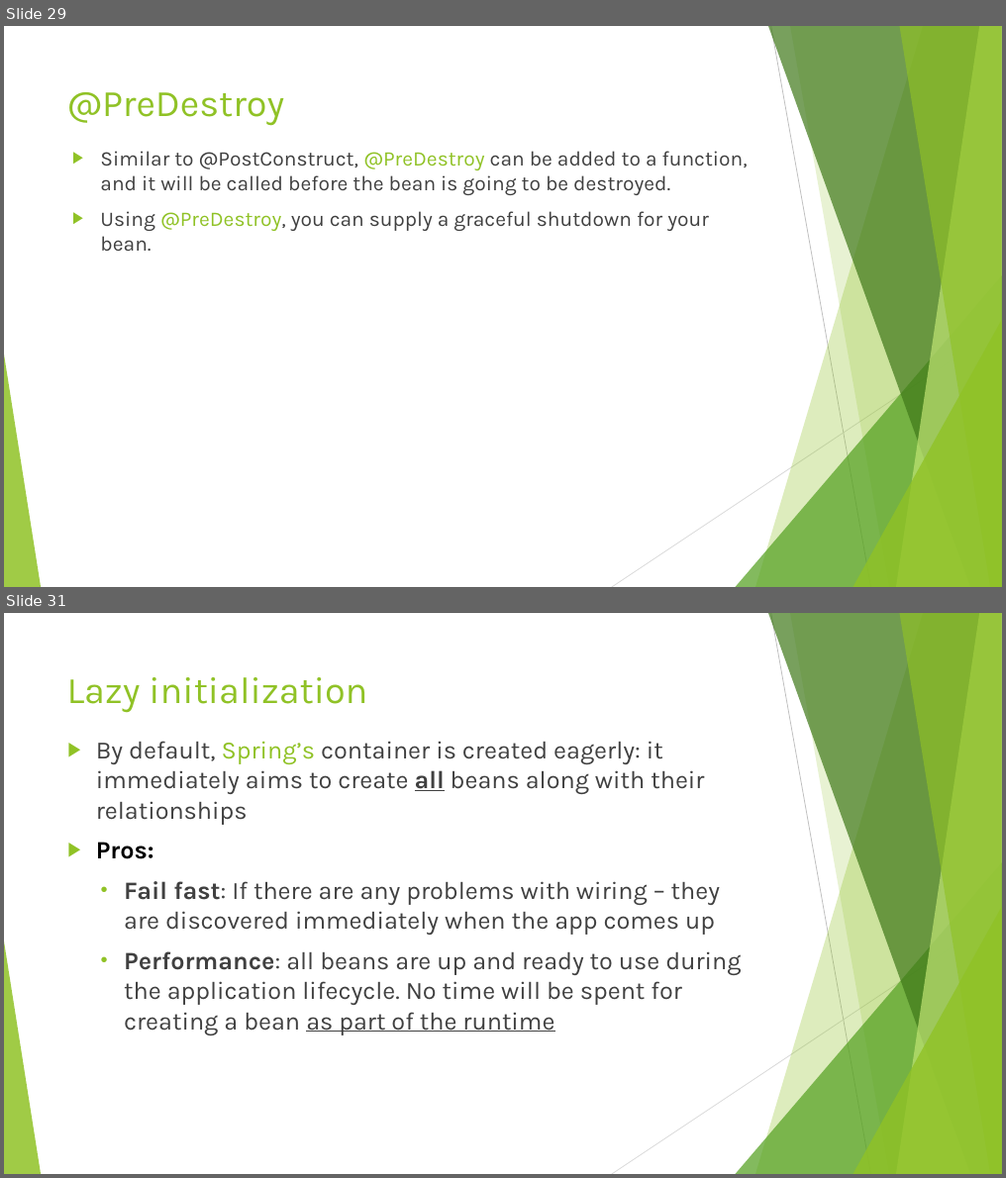
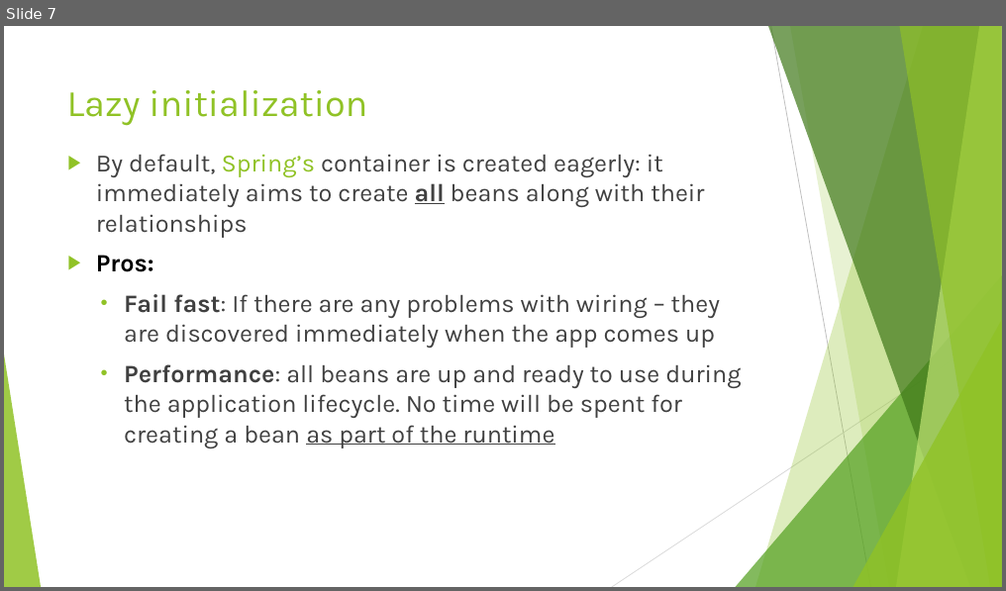
Before and after one commit to idanshal/sb-todo-app-tdp, a slide deck: course_data/presentations/practical_spring_boot_for_tdp_02.pptx. Shown one above the other, each under a label of ours: slides 29 and 31 before the commit, slide 7 after it; the slides between them are not shown. The pictures are 1006x1178 and 1006x591 pixels, drawn with LibreOffice and Linux fonts; fonts in the diff are those of the drawing. Boxes give left, top, right and bottom in pixels: in the first picture for what was removed or moved away, otherwise in the second. Text is boxed around its words. In the diff, an @@ line names an element or a change of style, - is before the commit and + after.

```diff
--- a/course_data/presentations/practical_spring_boot_for_tdp_02.pptx
+++ b/course_data/presentations/practical_spring_boot_for_tdp_02.pptx
@@ slide 29 removed at (x1=4, y1=26, x2=1002, y2=587), background #FFFFFF; not listed: 10 template elements that a slide beside it also shows @@
@@ title removed at (x1=67, y1=92, x2=285, y2=126) @@
-@PreDestroy
@@ text removed at (x1=100, y1=151, x2=747, y2=252) @@
-▶ Similar to @PostConstruct, @PreDestroy can be added to a function, and it will be called before the bean is going to be destroyed.
-▶ Using @PreDestroy, you can supply a graceful shutdown for your bean.
@@ what was slide 31 is now slide 7 @@
```
Also in this commit, not shown: 23 other slides removed.
